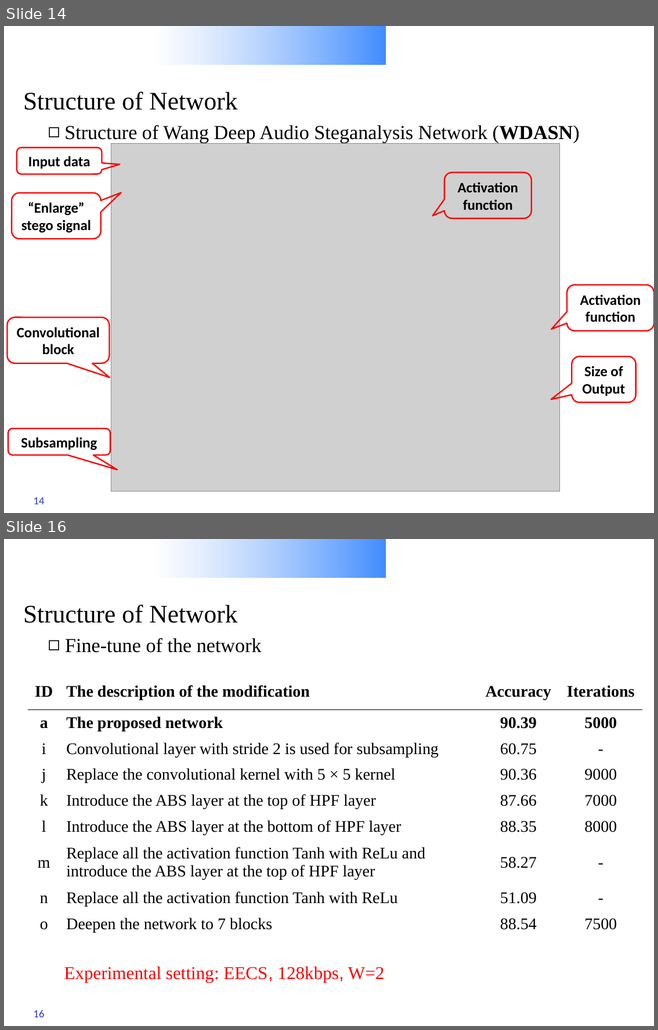
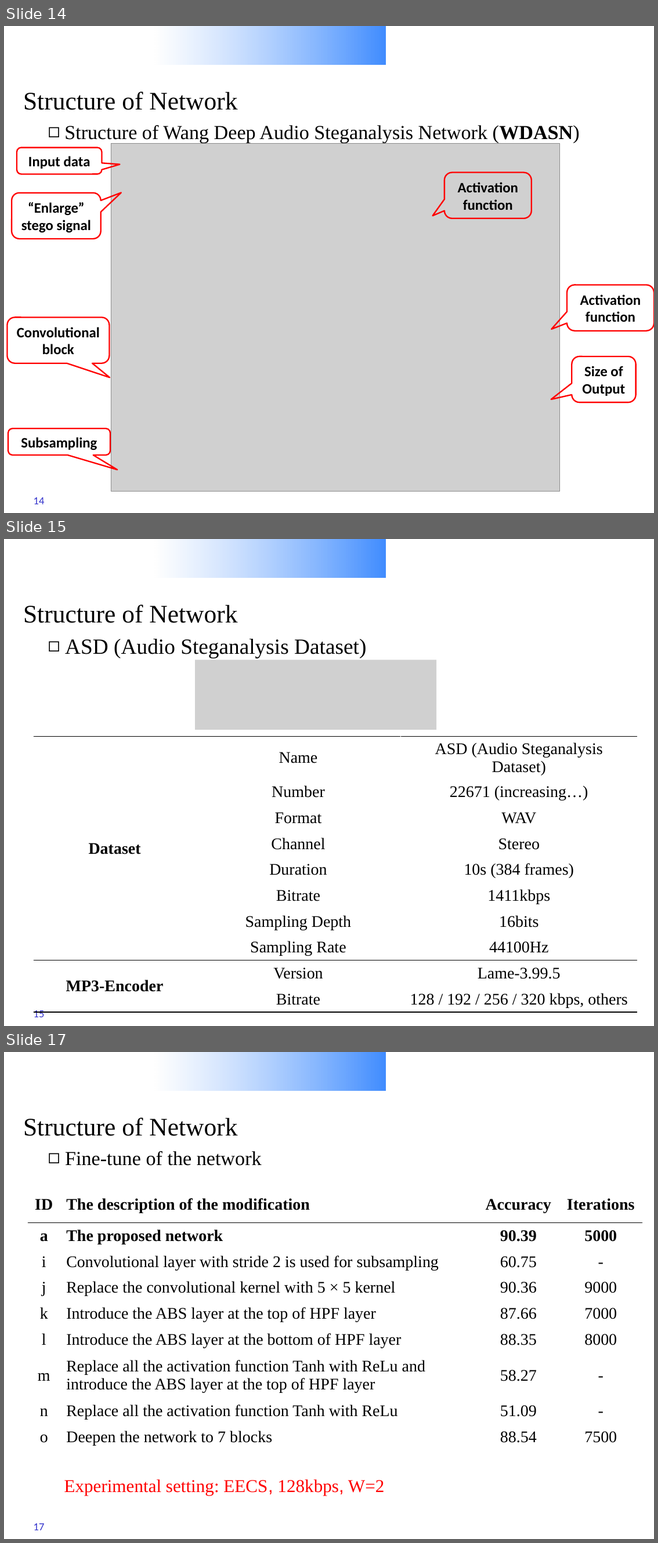
Before and after one commit to Charleswyt/tf_audio_steganalysis, a slide deck: CNN-based Steganalysis of MP3 Steganography in the Entropy Code Domain.pptx. Shown one above the other, each under a label of ours: slides 14 and 16 before the commit, slides 14, 15 and 17 after it; the slides between them are not shown. The pictures are 658x1030 and 658x1543 pixels, drawn with LibreOffice and Linux fonts; fonts in the diff are those of the drawing; grey boxes stand for pictures; background and template pictures are left out. Boxes give left, top, right and bottom in pixels: in the first picture for what was removed or moved away, otherwise in the second. Text is boxed around its words. In the diff, an @@ line names an element or a change of style, - is before the commit and + after.

```diff
--- a/CNN-based Steganalysis of MP3 Steganography in the Entropy Code Domain.pptx
+++ b/CNN-based Steganalysis of MP3 Steganography in the Entropy Code Domain.pptx
@@ slide 15 added at [4,539,654,1026], background #FFFFFF; not listed: 2 template elements that a slide beside it also shows @@
@@ title added at [23,605,237,623], 28 pt, text #000000 @@
+Structure of Network
@@ text added at [65,639,366,658], 24 pt, text #000000 @@
+◻ ASD (Audio Steganalysis Dataset)
@@ picture added at [195,660,436,730] @@
@@ table added at [33,736,637,1010], 10 rows, 3 columns @@
+Dataset | Name | ASD (Audio Steganalysis Dataset)
+ | Number | 22671 (increasing…)
+ | Format | WAV
+ | Channel | Stereo
+ | Duration | 10s (384 frames)
+ | Bitrate | 1411kbps
+ | Sampling Depth | 16bits
+ | Sampling Rate | 44100Hz
+MP3-Encoder | Version | Lame-3.99.5
+ | Bitrate | 128 / 192 / 256 / 320 kbps, others
@@ what was slide 16 is now slide 17 @@
@@ page number at [34,1524,45,1530]: text changed @@
-16
+17
```
Also in this commit, not shown: 6 slides changed, 1 other slide added.
